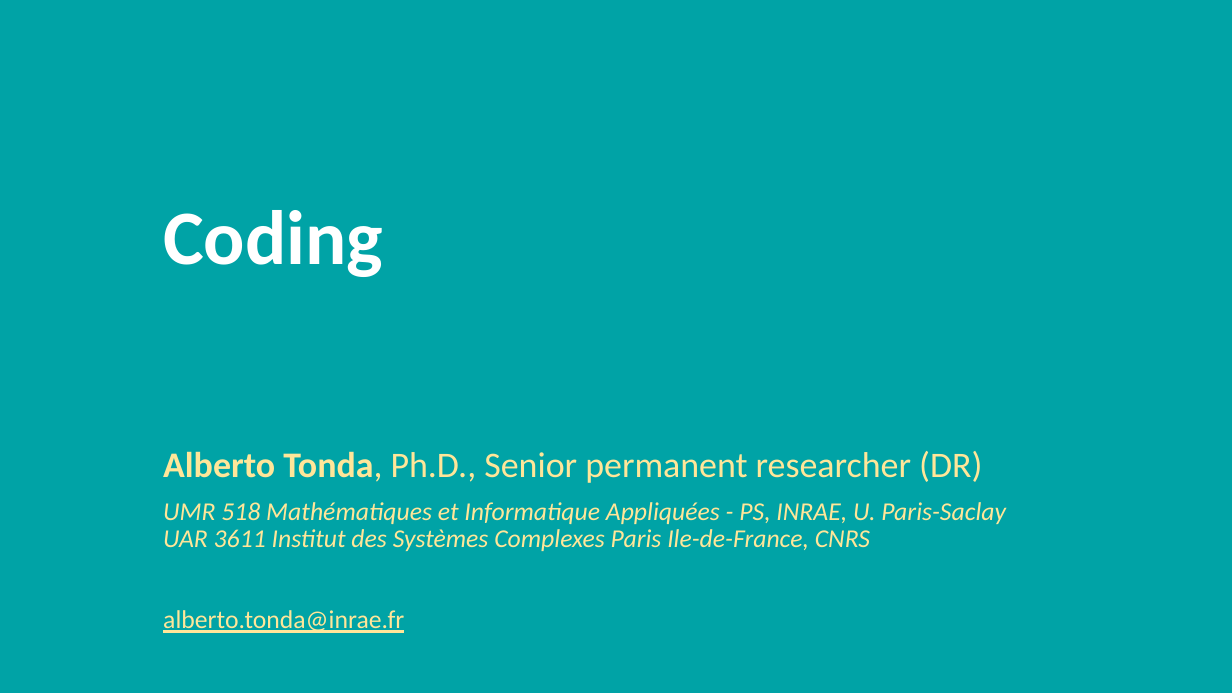
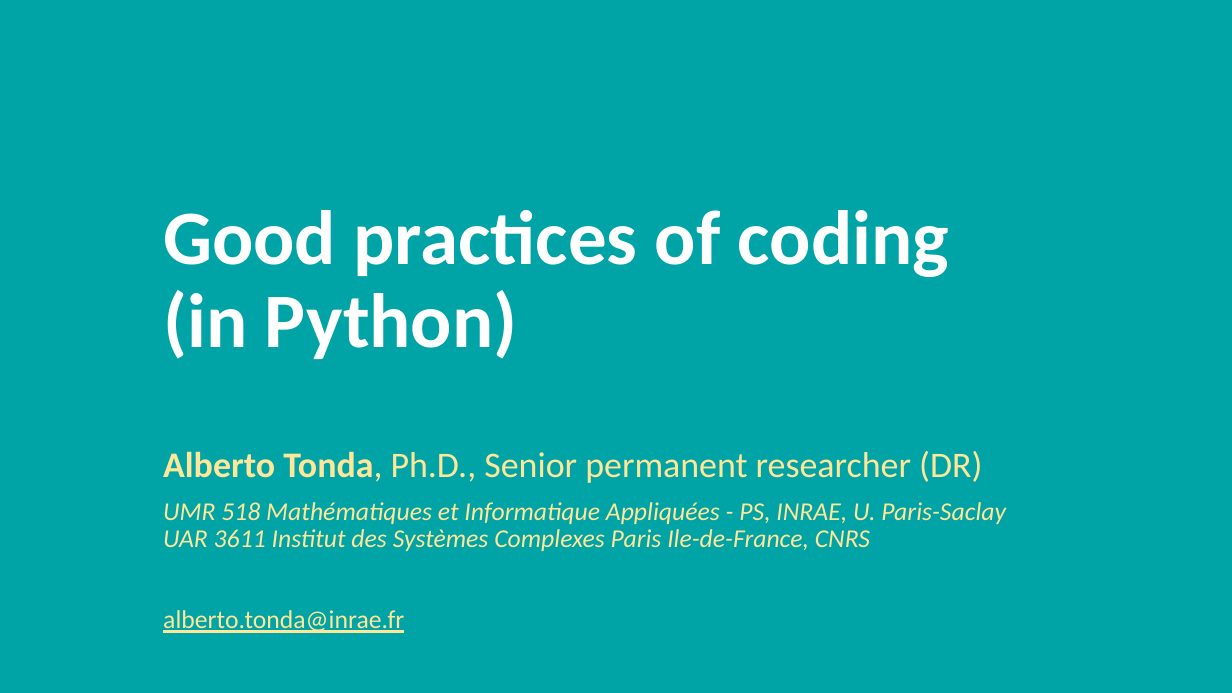
Before and after one commit to albertotonda/teaching, a slide deck: slide 1 of crash-course-on-data-science/coding.pptx. Drawn at 1232x693 pixels with LibreOffice and Linux fonts; fonts in the diff are those of the drawing; background and template pictures are left out. Boxes give left, top, right and bottom in pixels: in the first picture for what was removed or moved away, otherwise in the second. Text is boxed around its words. In the diff, an @@ line names an element or a change of style, - is before the commit and + after.

```diff
--- a/crash-course-on-data-science/coding.pptx
+++ b/crash-course-on-data-science/coding.pptx
@@ title at (x1=163, y1=210, x2=949, y2=359): text changed @@
-Coding
+Good practices of coding
+(in Python)
```
Also in this commit, not shown: 1 other slide changed, 17 slides added, 2 other files.
